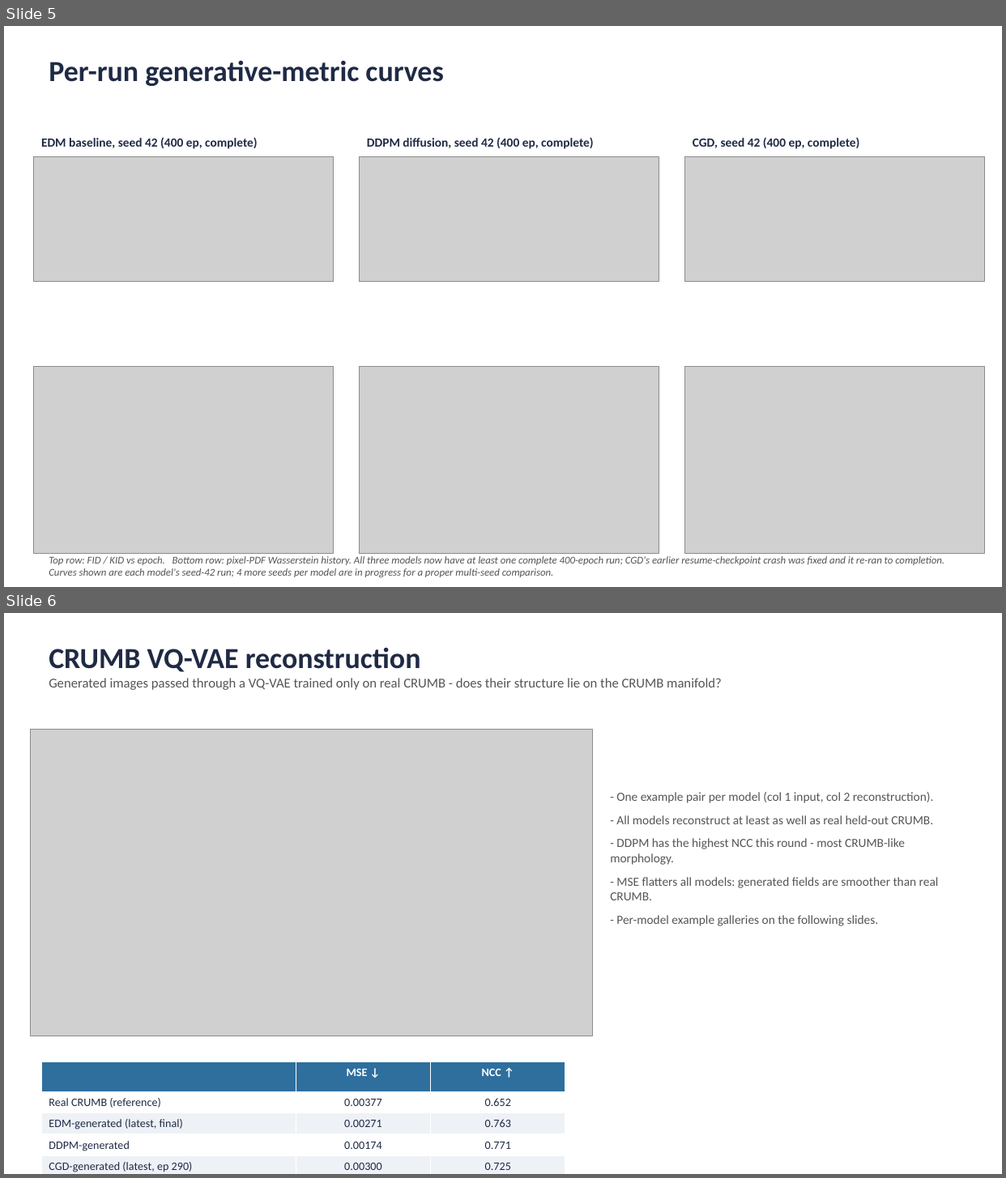
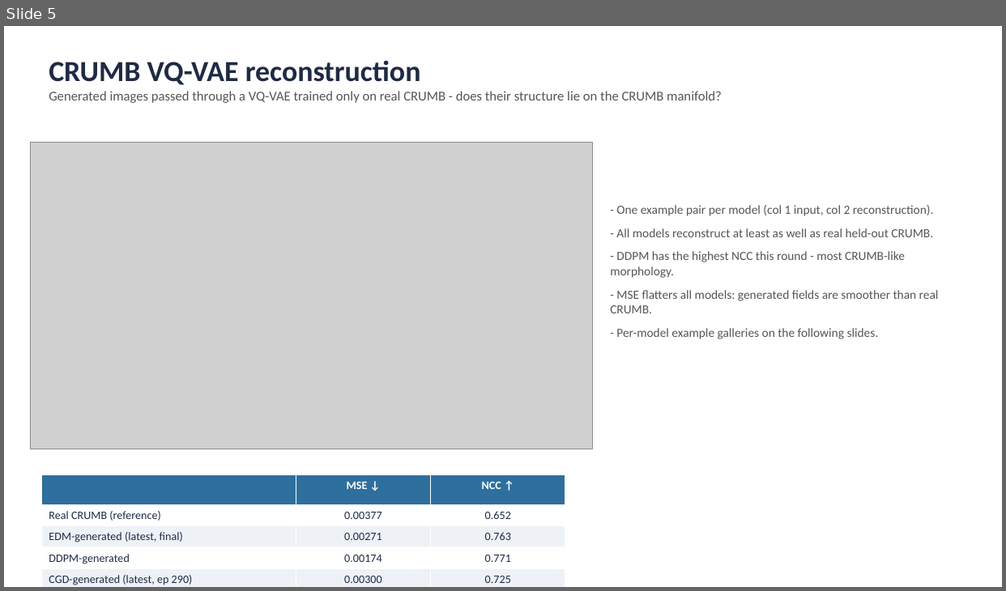
Before and after one commit to bevanslabbert/pid-radast, a slide deck: classifier-guided-physics-informed-diffusion/EDM_baseline_comparison.pptx. Shown one above the other, each under a label of ours: slides 5 and 6 before the commit, slide 5 after it. The pictures are 1006x1178 and 1006x591 pixels, drawn with LibreOffice and Linux fonts; fonts in the diff are those of the drawing; grey boxes stand for pictures. Boxes give left, top, right and bottom in pixels: in the first picture for what was removed or moved away, otherwise in the second. Text is boxed around its words. In the diff, an @@ line names an element or a change of style, - is before the commit and + after.

```diff
--- a/classifier-guided-physics-informed-diffusion/EDM_baseline_comparison.pptx
+++ b/classifier-guided-physics-informed-diffusion/EDM_baseline_comparison.pptx
@@ slide 5 removed at bbox=[4, 26, 1002, 587], background #FFFFFF @@
@@ text removed at bbox=[49, 60, 443, 86] @@
-Per-run generative-metric curves
@@ text removed at bbox=[41, 137, 257, 149] @@
-EDM baseline, seed 42 (400 ep, complete)
@@ text removed at bbox=[367, 137, 594, 149] @@
-DDPM diffusion, seed 42 (400 ep, complete)
@@ text removed at bbox=[692, 138, 859, 149] @@
-CGD, seed 42 (400 ep, complete)
@@ picture removed at bbox=[34, 157, 334, 282] @@
@@ picture removed at bbox=[360, 157, 659, 282] @@
@@ picture removed at bbox=[685, 157, 985, 282] @@
@@ picture removed at bbox=[34, 367, 334, 554] @@
@@ picture removed at bbox=[360, 367, 659, 554] @@
@@ picture removed at bbox=[685, 367, 985, 554] @@
@@ text removed at bbox=[49, 557, 944, 578] @@
-Top row: FID / KID vs epoch. Bottom row: pixel-PDF Wasserstein history. All three models now have at least one complete 400-epoch run; CGD's earlier resume-checkpoint crash was fixed and it re-ran to completion. Curves shown are each model's seed-42 run; 4 more seeds per model are in progress for a proper multi-seed comparison.
@@ what was slide 6 is now slide 5 @@
```
Also in this commit, not shown: 2 slides changed, 7 other files.
